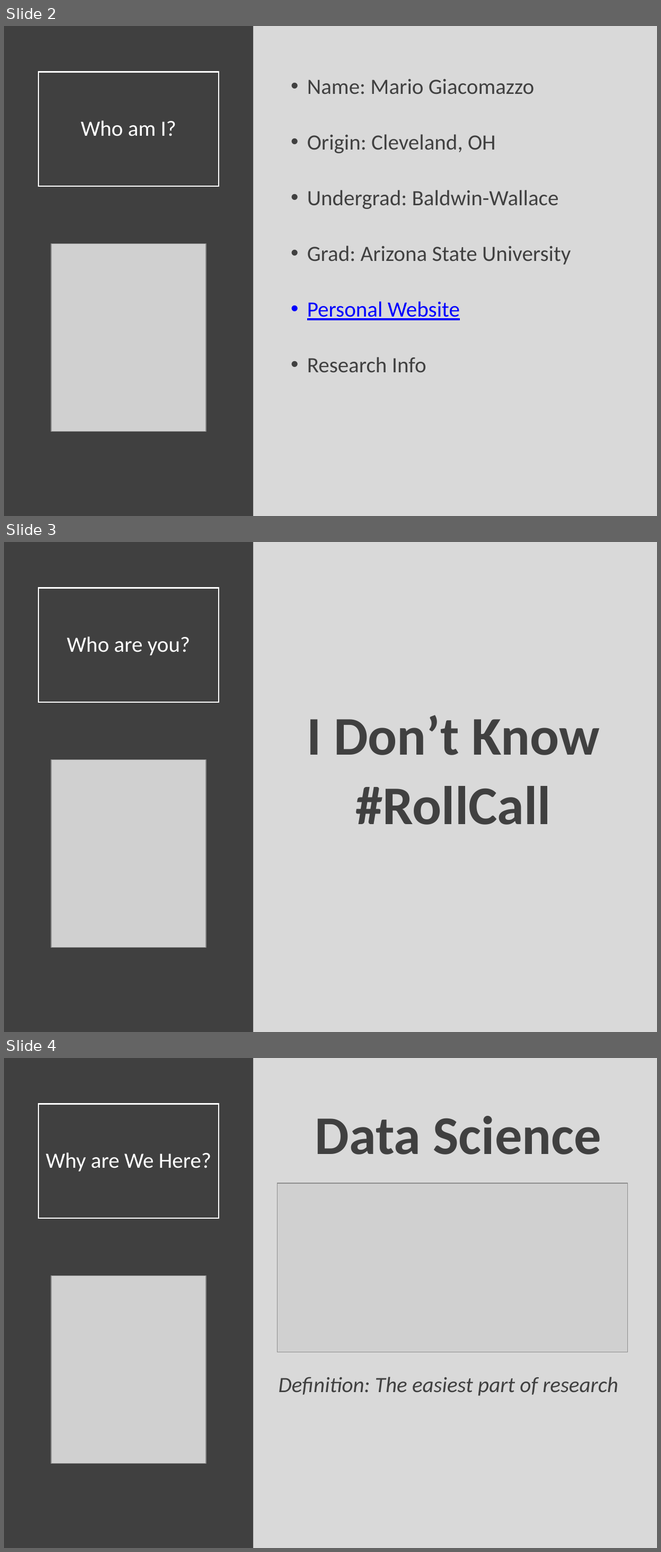
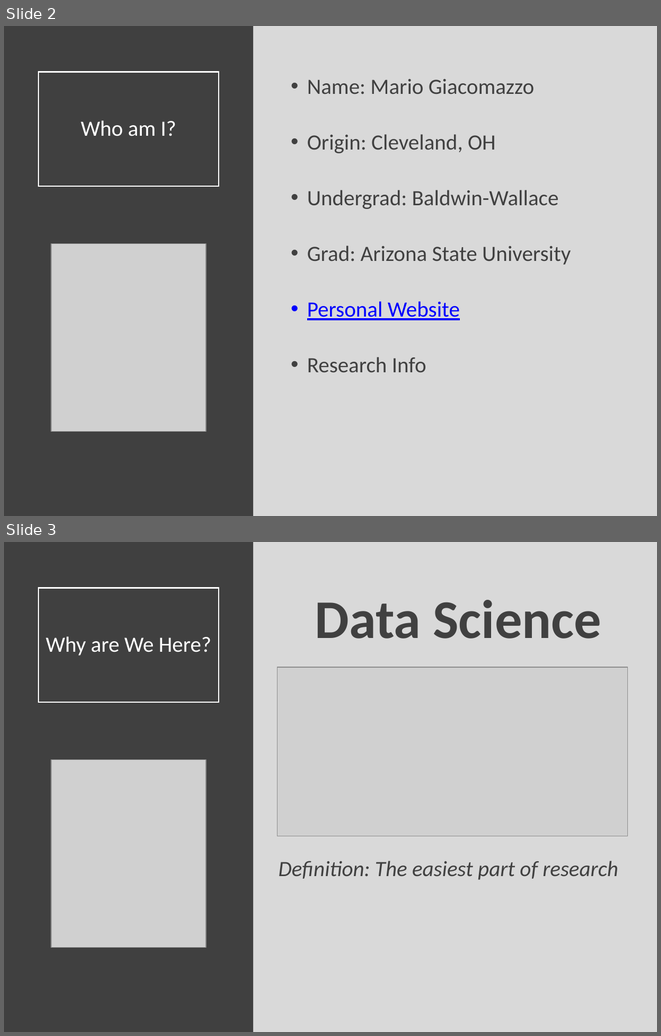
Before and after one commit to Yixf-Self/STOR320_WEBSITE, a slide deck: Lecture/Introduction/Intro_Lecture.pptx. Shown one above the other, each under a label of ours: slides 2, 3 and 4 before the commit, slides 2 and 3 after it. The pictures are 661x1552 and 661x1036 pixels, drawn with LibreOffice and Linux fonts; fonts in the diff are those of the drawing; grey boxes stand for pictures. Boxes give left, top, right and bottom in pixels: in the first picture for what was removed or moved away, otherwise in the second. Text is boxed around its words. In the diff, an @@ line names an element or a change of style, - is before the commit and + after.

```diff
--- a/Lecture/Introduction/Intro_Lecture.pptx
+++ b/Lecture/Introduction/Intro_Lecture.pptx
@@ slide 3 removed at box(4, 542, 657, 1032), background #D9D9D9 @@
@@ rectangle removed at box(4, 542, 254, 1032) @@
@@ title removed at box(38, 588, 219, 702) @@
-Who are you?
@@ text removed at box(307, 715, 600, 824) @@
-I Don’t Know
-#RollCall
@@ picture removed at box(51, 759, 206, 947) @@
@@ what was slide 4 is now slide 3 @@
```
Also in this commit, not shown: 7 other files.
